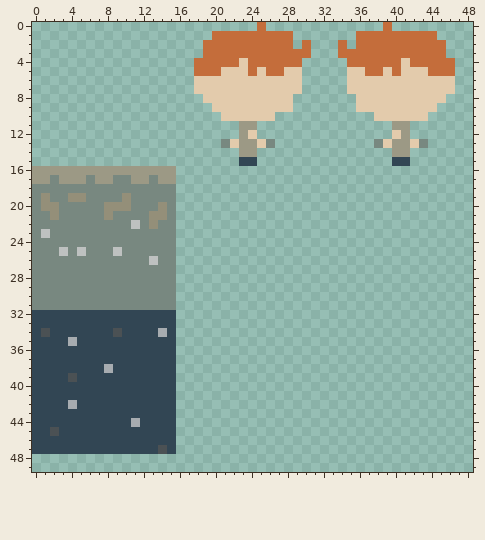
Pixel-art sprite: sprites/sheet.png. The picture above was drawn from the file before the commit.
The file is 64x64 pixels. Pixels under 10% opacity are left out. Colours within 5 levels of each other are drawn and written as one. Shown: x 0..48, y 0..49.
The result:
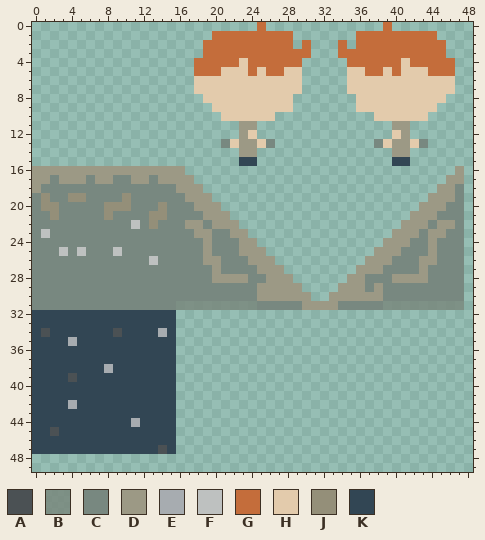
Palette (. is transparent): A #4b5154  B #78867bcc  C #788880  D #9c9985  E #a7acb0  F #bec1c0  G #c46d3b  H #e3cbac  J #948f79  K #324654
The edit:
{"y":16,"x":16,"old":".","new":"D"}
{"y":16,"x":47,"old":".","new":"D"}
{"y":17,"x":16,"old":"..","new":"DD"}
{"y":17,"x":46,"old":"..","new":"DD"}
{"y":18,"x":0,"old":"C","new":"D"}
{"y":18,"x":16,"old":"...","new":"DDD"}
{"y":18,"x":45,"old":"...","new":"DDC"}
{"y":19,"x":16,"old":"....","new":"CDDD"}
{"y":19,"x":44,"old":"....","new":"DDDC"}
{"y":20,"x":16,"old":".....","new":"CCDDD"}
{"y":20,"x":43,"old":".....","new":"DDDCC"}
{"y":21,"x":16,"old":"......","new":"CCCDDD"}
{"y":21,"x":42,"old":"......","new":"DDDCCC"}
{"y":22,"x":16,"old":".......","new":"CDDCDDD"}
{"y":22,"x":41,"old":".......","new":"DDDCDDC"}
{"y":23,"x":16,"old":"........","new":"CCDDCCDD"}
{"y":23,"x":40,"old":"........","new":"DDDCDDCC"}
{"y":24,"x":16,"old":".........","new":"CCCDCCCDD"}
{"y":24,"x":39,"old":".........","new":"DDDCCDCCC"}
{"y":25,"x":16,"old":"..........","new":"CCCDCCCDDD"}
{"y":25,"x":38,"old":"..........","new":"DDDCCCDCCC"}
{"y":26,"x":16,"old":"...........","new":"CCCDDCCCDDD"}
{"y":26,"x":37,"old":"...........","new":"DDDCCCDDCCC"}
{"y":27,"x":16,"old":"............","new":"CCCCDCCCCDDD"}
{"y":27,"x":36,"old":"............","new":"DDDCCCCDCCCC"}
{"y":28,"x":16,"old":".............","new":"CCCCDDDDCCDDD"}
{"y":28,"x":35,"old":".............","new":"DDCCCDDDDCCCC"}
{"y":29,"x":16,"old":"..............","new":"CCCCCCCCCDDDDD"}
{"y":29,"x":34,"old":"..............","new":"DDDCDCCCCCCCCC"}
{"y":30,"x":16,"old":"...............","new":"CCCCCCCCCDDDDDD"}
{"y":30,"x":33,"old":"...............","new":"DDDDDDCCCCCCCCC"}
{"y":31,"x":16,"old":"................................","new":"BBBBBBBBBCCCCCDDDDCCCCCBBBBBBBBB"}
